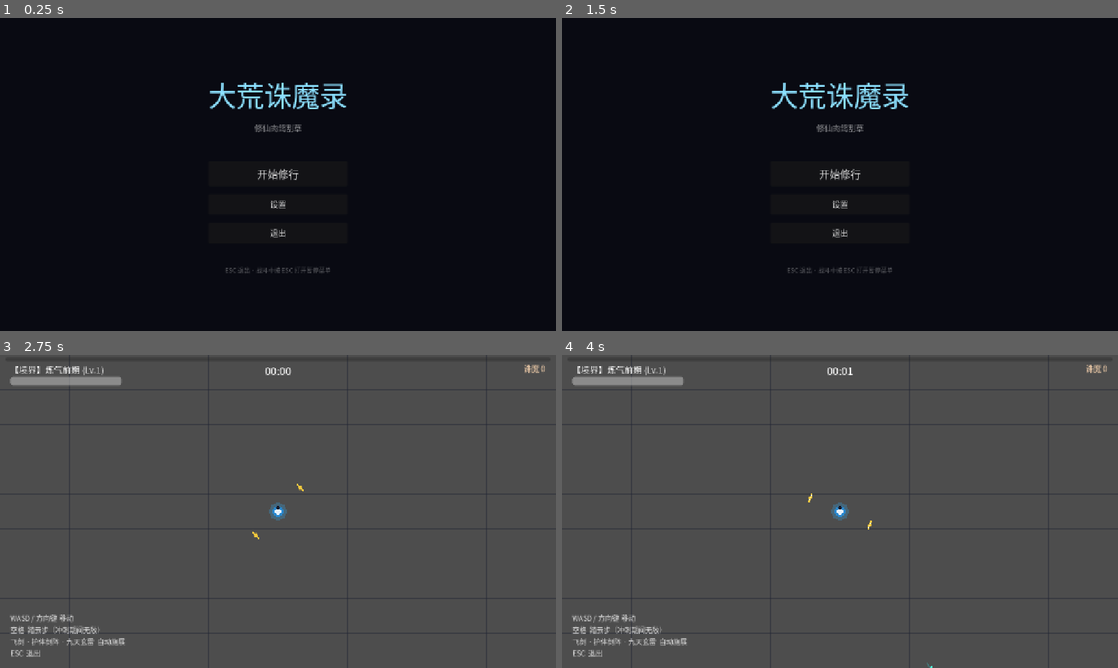
Above: before the commit, frames 1-4 (two rows, left to right).
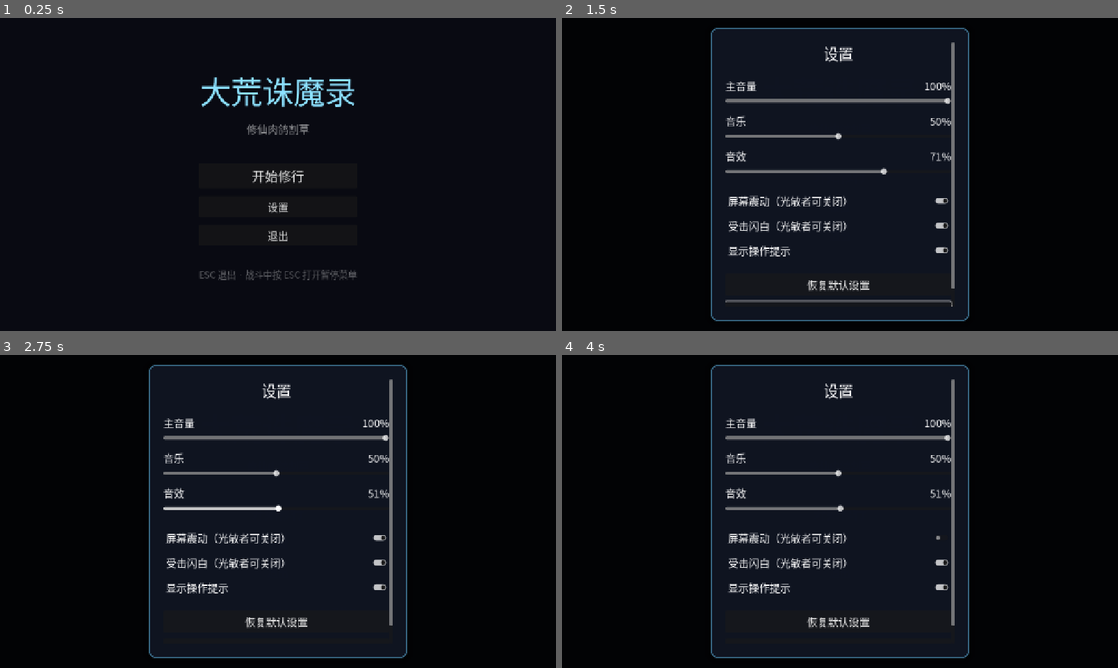
Above: after the commit, the same moments.

Repository: thegreatjx/pocket-daoist
Game: Godot game, scene res://scenes/title.tscn
The game is run twice, just before and just after one commit, with the same random seed, the same clock (stepped at 60 frames per second) and the same inputs.
Inputs (mouse positions are in pixels of both pictures, inside the frame that each line leads up to):
- Up to frame 1 (0.25 s): no input
- Up to frame 2 (1.5 s): click "设置" at 0.5 s; click "返回" at 1.25 s
- Up to frame 3 (2.75 s): click "开始修行" at 2 s
- Up to frame 4 (4 s): click (840, 511) at 2.75 s, where only the run after the commit has a clickable "开始修行"; click (840, 536) at 3.5 s, where only the run after the commit has a clickable "屏幕震动（光敏者可关闭）"

The runs differ from the first frame. In frame 1, 2.6% of the frame differs, in the area x 36-65%, y 18-84%; in frame 2, 6.2%; in frame 3, 100%; in frame 4, 100%, in the area x 0-100%, y 0-100%.

Commit message:
fix(ui): 设置面板加遮罩与不透明底板，全局字号放大
- 设置面板改为 Control：Dim 压暗下层 + 近不透明底板 + 青色描边，不再与背景文字混杂

- 面板拦截鼠标，点击不穿透到下层按钮

- 加 ScrollContainer：窗口小于内容时可滚动，不裁切（CenterContainer 会把 Scroll 压到 0 高，已显式设定最小尺寸）

- 全局字号放大：最小 13->20，控件最小尺寸同步放大

测试：382 项检查全通过

Diff:
--- a/scenes/game_over_ui.tscn
+++ b/scenes/game_over_ui.tscn
@@ -35,7 +35,7 @@
 
 [node name="TitleLabel" type="Label" parent="PanelContainer/VBox"]
 layout_mode = 2
-theme_override_font_sizes/font_size = 34
+theme_override_font_sizes/font_size = 40
 text = "身死道消"
 horizontal_alignment = 1
 
@@ -45,21 +45,21 @@
 [node name="RecordLabel" type="Label" parent="PanelContainer/VBox"]
 visible = false
 layout_mode = 2
-theme_override_font_sizes/font_size = 20
+theme_override_font_sizes/font_size = 26
 theme_override_colors/font_color = Color(1, 0.85, 0.25, 1)
 text = "✦ 刷新修行纪录 ✦"
 horizontal_alignment = 1
 
 [node name="StatsLabel" type="Label" parent="PanelContainer/VBox"]
 layout_mode = 2
-theme_override_font_sizes/font_size = 22
+theme_override_font_sizes/font_size = 28
 text = ""
 horizontal_alignment = 1
 
 [node name="BestLabel" type="Label" parent="PanelContainer/VBox"]
 visible = false
 layout_mode = 2
-theme_override_font_sizes/font_size = 14
+theme_override_font_sizes/font_size = 21
 modulate = Color(1, 0.92, 0.6, 0.7)
 text = ""
 horizontal_alignment = 1
@@ -69,12 +69,12 @@
 layout_mode = 2
 custom_minimum_size = Vector2(240, 56)
 size_flags_horizontal = 4
-theme_override_font_sizes/font_size = 22
+theme_override_font_sizes/font_size = 28
 text = "重入轮回"
 
 [node name="TitleButton" type="Button" parent="PanelContainer/VBox"]
 layout_mode = 2
 custom_minimum_size = Vector2(240, 46)
 size_flags_horizontal = 4
-theme_override_font_sizes/font_size = 18
+theme_override_font_sizes/font_size = 24
 text = "回到标题"
--- a/scenes/pause_menu.tscn
+++ b/scenes/pause_menu.tscn
@@ -46,7 +46,7 @@
 
 [node name="TitleLabel" type="Label" parent="Root/Panel/VBox"]
 layout_mode = 2
-theme_override_font_sizes/font_size = 30
+theme_override_font_sizes/font_size = 36
 text = "修行暂歇"
 horizontal_alignment = 1
 
@@ -56,30 +56,30 @@
 [node name="ResumeButton" type="Button" parent="Root/Panel/VBox"]
 layout_mode = 2
 custom_minimum_size = Vector2(300, 46)
-theme_override_font_sizes/font_size = 18
+theme_override_font_sizes/font_size = 24
 text = "继续修行"
 
 [node name="SettingsButton" type="Button" parent="Root/Panel/VBox"]
 layout_mode = 2
 custom_minimum_size = Vector2(300, 46)
-theme_override_font_sizes/font_size = 18
+theme_override_font_sizes/font_size = 24
 text = "设置"
 
 [node name="RestartButton" type="Button" parent="Root/Panel/VBox"]
 layout_mode = 2
 custom_minimum_size = Vector2(300, 46)
-theme_override_font_sizes/font_size = 18
+theme_override_font_sizes/font_size = 24
 text = "重开本局"
 
 [node name="TitleButton" type="Button" parent="Root/Panel/VBox"]
 layout_mode = 2
 custom_minimum_size = Vector2(300, 46)
-theme_override_font_sizes/font_size = 18
+theme_override_font_sizes/font_size = 24
 text = "回到标题"
 
 [node name="StatusLabel" type="Label" parent="Root/Panel/VBox"]
 layout_mode = 2
-theme_override_font_sizes/font_size = 13
+theme_override_font_sizes/font_size = 20
 modulate = Color(1, 0.92, 0.6, 0.7)
 text = ""
 horizontal_alignment = 1
--- a/scenes/title.tscn
+++ b/scenes/title.tscn
@@ -34,14 +34,14 @@
 
 [node name="TitleLabel" type="Label" parent="Center/VBox"]
 layout_mode = 2
-theme_override_font_sizes/font_size = 64
+theme_override_font_sizes/font_size = 72
 theme_override_colors/font_color = Color(0.55, 0.88, 1, 1)
 text = "大荒诛魔录"
 horizontal_alignment = 1
 
 [node name="SubtitleLabel" type="Label" parent="Center/VBox"]
 layout_mode = 2
-theme_override_font_sizes/font_size = 18
+theme_override_font_sizes/font_size = 24
 modulate = Color(1, 1, 1, 0.55)
 text = "修仙肉鸽割草"
 horizontal_alignment = 1
@@ -53,19 +53,19 @@
 [node name="StartButton" type="Button" parent="Center/VBox"]
 layout_mode = 2
 custom_minimum_size = Vector2(320, 58)
-theme_override_font_sizes/font_size = 24
+theme_override_font_sizes/font_size = 30
 text = "开始修行"
 
 [node name="SettingsButton" type="Button" parent="Center/VBox"]
 layout_mode = 2
 custom_minimum_size = Vector2(320, 48)
-theme_override_font_sizes/font_size = 18
+theme_override_font_sizes/font_size = 24
 text = "设置"
 
 [node name="QuitButton" type="Button" parent="Center/VBox"]
 layout_mode = 2
 custom_minimum_size = Vector2(320, 48)
-theme_override_font_sizes/font_size = 18
+theme_override_font_sizes/font_size = 24
 text = "退出"
 
 [node name="Spacer2" type="Control" parent="Center/VBox"]
@@ -74,14 +74,14 @@
 
 [node name="BestLabel" type="Label" parent="Center/VBox"]
 layout_mode = 2
-theme_override_font_sizes/font_size = 16
+theme_override_font_sizes/font_size = 22
 modulate = Color(1, 0.92, 0.6, 0.85)
 text = ""
 horizontal_alignment = 1
 
 [node name="HintLabel" type="Label" parent="Center/VBox"]
 layout_mode = 2
-theme_override_font_sizes/font_size = 14
+theme_override_font_sizes/font_size = 21
 modulate = Color(1, 1, 1, 0.35)
 text = "ESC 退出 · 战斗中按 ESC 打开暂停菜单"
 horizontal_alignment = 1
--- a/scenes/ui.tscn
+++ b/scenes/ui.tscn
@@ -20,7 +20,7 @@
 offset_top = 18.0
 offset_right = 260.0
 offset_bottom = 44.0
-theme_override_font_sizes/font_size = 20
+theme_override_font_sizes/font_size = 26
 text = "【境界】炼气前期 (Lv.1)"
 
 [node name="TimerLabel" type="Label" parent="HUD"]
@@ -33,7 +33,7 @@
 offset_right = 60.0
 offset_bottom = 48.0
 grow_horizontal = 2
-theme_override_font_sizes/font_size = 24
+theme_override_font_sizes/font_size = 30
 text = "00:00"
 horizontal_alignment = 1
 
@@ -47,7 +47,7 @@
 offset_right = -24.0
 offset_bottom = 44.0
 grow_horizontal = 0
-theme_override_font_sizes/font_size = 18
+theme_override_font_sizes/font_size = 24
 modulate = Color(1, 0.85, 0.7, 0.9)
 text = "诛魔 0"
 horizontal_alignment = 2
@@ -83,6 +83,6 @@
 offset_bottom = -22.0
 grow_vertical = 0
 modulate = Color(1, 1, 1, 0.85)
-theme_override_font_sizes/font_size = 16
+theme_override_font_sizes/font_size = 22
 text = "WASD / 方向键  移动\n空格  踏云步（冲刺期间无敌）\n飞剑 · 护体剑阵 · 九天玄雷  自动施展\nESC  退出"
 vertical_alignment = 2
--- a/scenes/upgrade_ui.tscn
+++ b/scenes/upgrade_ui.tscn
@@ -30,7 +30,7 @@
 offset_right = 200.0
 offset_bottom = 56.0
 grow_horizontal = 2
-theme_override_font_sizes/font_size = 26
+theme_override_font_sizes/font_size = 32
 text = "✨ 境界精进 · 机缘降临 ✨"
 horizontal_alignment = 1
 
--- a/scripts/pause_menu.gd
+++ b/scripts/pause_menu.gd
@@ -59,8 +59,8 @@
 		return
 	settings_panel = SettingsPanel.new()
 	settings_panel.closed.connect(_close_settings)
+	# 面板自带全屏遮罩与居中，挂上即可铺满父容器
 	settings_layer.add_child(settings_panel)
-	settings_panel.set_anchors_and_offsets_preset(Control.PRESET_CENTER)
 
 func _close_settings() -> void:
 	if _is_settings_open():
--- a/scripts/settings_panel.gd
+++ b/scripts/settings_panel.gd
@@ -1,9 +1,20 @@
-extends VBoxContainer
+extends Control
 class_name SettingsPanel
-# 设置面板：标题界面与暂停菜单共用。控件由代码构建，
-# 这样组件自包含，不依赖场景文件的节点路径，便于测试与复用。
+# 设置面板：标题界面与暂停菜单共用。控件由代码构建，组件自包含。
+#
+# 必须自带遮罩与不透明底板：本面板会叠加在标题文字或战斗画面之上，
+# 若只用裸容器，下层内容会透上来与面板文字混在一起，读不清。
+# 同时自身要拦截鼠标，否则点击会穿透到下层的按钮。
+#
+# 布局层级：Dim（全屏压暗）→ Margin（边距上限）→ Center → Panel（不透明底板）
+#            → Scroll（超出时可滚动）→ Content（实际控件）
+# 字号放大后面板已接近 720p 视口高度，窗口更小时靠滚动容纳，不裁切内容。
 
 signal closed
+
+const PANEL_MARGIN := 24.0
+# 底板 StyleBox 的单侧内边距，计算可用空间时需要扣除
+const STYLE_CONTENT_MARGIN := 32.0
 
 const SLIDER_KEYS := [
 	{ "key": "audio/master_volume_db", "label": "主音量" },
@@ -16,58 +27,124 @@
 	{ "key": "ui/hint_enabled", "label": "显示操作提示" },
 ]
 
+var _content: VBoxContainer = null
+var _margin: MarginContainer = null
+var _scroll: ScrollContainer = null
 var _sliders: Dictionary = {}
 var _toggles: Dictionary = {}
 var _value_labels: Dictionary = {}
 var _syncing: bool = false
 
 func _ready() -> void:
+	# 铺满父容器并拦截鼠标：点击不会穿透到下层按钮
+	set_anchors_and_offsets_preset(Control.PRESET_FULL_RECT)
+	mouse_filter = Control.MOUSE_FILTER_STOP
 	_build()
 	_sync_from_settings()
+	# 窗口可缩放，尺寸变化时重新计算高度上限
+	get_viewport().size_changed.connect(_on_viewport_resized)
+	_apply_viewport_limits()
 
 func _build() -> void:
-	add_theme_constant_override("separation", 12)
-	custom_minimum_size = Vector2(420, 0)
+	# 半透明遮罩：压暗下层内容，让面板文字有对比度
+	var dim = ColorRect.new()
+	dim.name = "Dim"
+	dim.color = Color(0.0, 0.0, 0.0, 0.72)
+	dim.set_anchors_and_offsets_preset(Control.PRESET_FULL_RECT)
+	dim.mouse_filter = Control.MOUSE_FILTER_STOP
+	add_child(dim)
+
+	# 边距容器：限定面板最大高度为视口减去上下边距
+	_margin = MarginContainer.new()
+	_margin.name = "Margin"
+	_margin.set_anchors_and_offsets_preset(Control.PRESET_FULL_RECT)
+	_margin.mouse_filter = Control.MOUSE_FILTER_IGNORE
+	add_child(_margin)
+
+	var center = CenterContainer.new()
+	center.name = "Center"
+	center.mouse_filter = Control.MOUSE_FILTER_IGNORE
+	_margin.add_child(center)
+
+	# 不透明底板：深色底 + 青色描边，与游戏 UI 风格一致
+	var panel = PanelContainer.new()
+	panel.name = "Panel"
+	panel.mouse_filter = Control.MOUSE_FILTER_STOP
+	panel.add_theme_stylebox_override("panel", _make_panel_style())
+	center.add_child(panel)
+
+	# 滚动容器：窗口不足以显示全部设置时，内容可滚动而不被裁切
+	_scroll = ScrollContainer.new()
+	_scroll.name = "Scroll"
+	_scroll.horizontal_scroll_mode = ScrollContainer.SCROLL_MODE_DISABLED
+	_scroll.vertical_scroll_mode = ScrollContainer.SCROLL_MODE_AUTO
+	_scroll.mouse_filter = Control.MOUSE_FILTER_STOP
+	panel.add_child(_scroll)
+
+	_content = VBoxContainer.new()
+	_content.name = "Content"
+	_content.add_theme_constant_override("separation", 14)
+	_content.custom_minimum_size = Vector2(520, 0)
+	_content.size_flags_horizontal = Control.SIZE_EXPAND_FILL
+	_scroll.add_child(_content)
 
 	var heading = Label.new()
 	heading.text = "设置"
 	heading.horizontal_alignment = HORIZONTAL_ALIGNMENT_CENTER
-	heading.add_theme_font_size_override("font_size", 26)
-	add_child(heading)
-	add_child(HSeparator.new())
+	heading.add_theme_font_size_override("font_size", 34)
+	_content.add_child(heading)
+	_content.add_child(HSeparator.new())
 
 	# 音量滑条：拖动实时预览，松手才落盘
 	for item in SLIDER_KEYS:
-		add_child(_build_slider_row(item["key"], item["label"]))
-
-	add_child(HSeparator.new())
+		_content.add_child(_build_slider_row(item["key"], item["label"]))
+
+	_content.add_child(HSeparator.new())
 
 	# 无障碍与显示开关
 	for item in TOGGLE_KEYS:
-		add_child(_build_toggle_row(item["key"], item["label"]))
-
-	add_child(HSeparator.new())
+		_content.add_child(_build_toggle_row(item["key"], item["label"]))
+
+	_content.add_child(HSeparator.new())
 
 	var reset_btn = Button.new()
 	reset_btn.text = "恢复默认设置"
-	reset_btn.custom_minimum_size = Vector2(0, 40)
+	reset_btn.custom_minimum_size = Vector2(0, 50)
+	reset_btn.add_theme_font_size_override("font_size", 24)
 	reset_btn.pressed.connect(_on_reset_pressed)
-	add_child(reset_btn)
+	_content.add_child(reset_btn)
 
 	var back_btn = Button.new()
+	back_btn.name = "BackButton"
 	back_btn.text = "返回"
-	back_btn.custom_minimum_size = Vector2(0, 46)
+	back_btn.custom_minimum_size = Vector2(0, 56)
+	back_btn.add_theme_font_size_override("font_size", 26)
 	back_btn.pressed.connect(_on_back_pressed)
-	add_child(back_btn)
+	_content.add_child(back_btn)
+	# 键盘/手柄用户打开面板后直接能操作
+	back_btn.grab_focus()
+
+func _make_panel_style() -> StyleBoxFlat:
+	var s = StyleBoxFlat.new()
+	s.bg_color = Color(0.06, 0.08, 0.13, 0.98)   # 近乎不透明，挡住下层文字
+	s.border_color = Color(0.4, 0.75, 0.95, 0.75)
+	s.set_border_width_all(2)
+	s.set_corner_radius_all(10)
+	s.set_content_margin_all(int(STYLE_CONTENT_MARGIN))
+	s.shadow_color = Color(0, 0, 0, 0.55)
+	s.shadow_size = 14
+	return s
 
 func _build_slider_row(key: String, label_text: String) -> Node:
 	var row = VBoxContainer.new()
 	var head = HBoxContainer.new()
 	var lbl = Label.new()
 	lbl.text = label_text
+	lbl.add_theme_font_size_override("font_size", 24)
 	lbl.size_flags_horizontal = Control.SIZE_EXPAND_FILL
 	var val = Label.new()
-	val.custom_minimum_size = Vector2(56, 0)
+	val.add_theme_font_size_override("font_size", 24)
+	val.custom_minimum_size = Vector2(70, 0)
 	val.horizontal_alignment = HORIZONTAL_ALIGNMENT_RIGHT
 	head.add_child(lbl)
 	head.add_child(val)
@@ -77,9 +154,9 @@
 	slider.min_value = 0.0
 	slider.max_value = 1.0
 	slider.step = 0.01
-	slider.custom_minimum_size = Vector2(0, 24)
+	slider.custom_minimum_size = Vector2(0, 28)
 	slider.size_flags_horizontal = Control.SIZE_EXPAND_FILL
-	# 拖动中：仅生效不落盘，避免每帧写磁盘
+	# 拖动中只生效不落盘，避免每帧写磁盘
 	slider.value_changed.connect(func(v: float): _on_slider_dragged(key, v))
 	slider.drag_ended.connect(func(_changed: bool): _on_slider_released(key))
 	row.add_child(slider)
@@ -91,7 +168,8 @@
 func _build_toggle_row(key: String, label_text: String) -> Node:
 	var btn = CheckButton.new()
 	btn.text = label_text
-	btn.custom_minimum_size = Vector2(0, 34)
+	btn.add_theme_font_size_override("font_size", 24)
+	btn.custom_minimum_size = Vector2(0, 42)
 	btn.toggled.connect(func(on: bool): _on_toggle_changed(key, on))
 	_toggles[key] = btn
 	return btn
@@ -107,7 +185,7 @@
 		return
 	var linear = _sliders[key].value
 	Settings.set_value(key, Settings.linear_to_db(linear))
-	# 松手时播一个音效，让玩家确认音量已保存
+	# 松手播一个音效，让玩家确认音量已保存
 	if key == "audio/sfx_volume_db" or key == "audio/master_volume_db":
 		Sfx.play("sword_hit", -6.0)
 
@@ -122,6 +200,30 @@
 
 func _on_back_pressed() -> void:
 	emit_signal("closed")
+
+# 面板尺寸 = 视口 - 边距，且不大于内容需要的高度。
+# 必要性：CenterContainer 会把子节点压到其最小尺寸，而 ScrollContainer 的最小尺寸是 0，
+# 不显式给定尺寸的话底板会塌缩成只剩内边距厚度，内容被整体挤出可视区。
+func _apply_viewport_limits() -> void:
+	if _margin == null or _scroll == null or _content == null:
+		return
+	var vp = get_viewport().get_visible_rect().size
+	for side in ["margin_top", "margin_bottom", "margin_left", "margin_right"]:
+		_margin.add_theme_constant_override(side, int(PANEL_MARGIN))
+
+	var inset = 2.0 * STYLE_CONTENT_MARGIN
+	# 可用空间：视口减去外边距与底板内边距
+	var avail_w = vp.x - 2.0 * PANEL_MARGIN - inset
+	var avail_h = vp.y - 2.0 * PANEL_MARGIN - inset
+	var need = _content.get_combined_minimum_size()
+	# 取"内容所需"与"可用空间"的较小值：窗口够大就按内容收缩，窗口小则填满并可滚动
+	_scroll.custom_minimum_size = Vector2(
+		clampf(need.x, 160.0, maxf(160.0, avail_w)),
+		clampf(need.y, 120.0, maxf(120.0, avail_h)),
+	)
+
+func _on_viewport_resized() -> void:
+	_apply_viewport_limits()
 
 func _sync_from_settings() -> void:
 	_syncing = true
--- a/scripts/title.gd
+++ b/scripts/title.gd
@@ -36,8 +36,8 @@
 		return
 	settings_panel = SettingsPanel.new()
 	settings_panel.closed.connect(_close_settings)
+	# 面板自带全屏遮罩与居中，挂上即可铺满父容器
 	$SettingsLayer.add_child(settings_panel)
-	settings_panel.set_anchors_and_offsets_preset(Control.PRESET_CENTER)
 
 func _close_settings() -> void:
 	if settings_panel != null and is_instance_valid(settings_panel):
--- a/scripts/upgrade_ui.gd
+++ b/scripts/upgrade_ui.gd
@@ -26,7 +26,7 @@
 
 	for item in choices:
 		var btn = Button.new()
-		btn.custom_minimum_size = Vector2(250, 320)
+		btn.custom_minimum_size = Vector2(290, 380)
 		btn.size_flags_vertical = Control.SIZE_EXPAND_FILL
 
 		var vbox = VBoxContainer.new()
@@ -37,6 +37,7 @@
 		# 顶部标签
 		var tag_lbl = Label.new()
 		tag_lbl.text = "\n" + item["tag"]
+		tag_lbl.add_theme_font_size_override("font_size", 22)
 		tag_lbl.horizontal_alignment = HORIZONTAL_ALIGNMENT_CENTER
 		tag_lbl.modulate = Color(0.4, 0.9, 1.0)
 		vbox.add_child(tag_lbl)
@@ -45,7 +46,7 @@
 		var name_lbl = Label.new()
 		name_lbl.text = item["title"]
 		name_lbl.horizontal_alignment = HORIZONTAL_ALIGNMENT_CENTER
-		name_lbl.add_theme_font_size_override("font_size", 22)
+		name_lbl.add_theme_font_size_override("font_size", 28)
 		if item.get("is_evo", false):
 			name_lbl.modulate = Color(1.0, 0.85, 0.2)
 		vbox.add_child(name_lbl)
@@ -57,6 +58,7 @@
 		# 等级显示
 		var lvl_lbl = Label.new()
 		lvl_lbl.text = "修习进度: %d / %d" % [item["level"], item["max_level"]]
+		lvl_lbl.add_theme_font_size_override("font_size", 22)
 		lvl_lbl.horizontal_alignment = HORIZONTAL_ALIGNMENT_CENTER
 		lvl_lbl.modulate = Color(0.7, 0.7, 0.7)
 		vbox.add_child(lvl_lbl)
@@ -64,6 +66,7 @@
 		# 描述
 		var desc_lbl = Label.new()
 		desc_lbl.text = "\n" + item["desc"]
+		desc_lbl.add_theme_font_size_override("font_size", 21)
 		desc_lbl.autowrap_mode = TextServer.AUTOWRAP_WORD_SMART
 		desc_lbl.horizontal_alignment = HORIZONTAL_ALIGNMENT_CENTER
 		vbox.add_child(desc_lbl)
Binary file added: assets/characters/hero_cultivator.png
Not shown, added: assets/characters/hero_cultivator.png.import
Binary file added: assets/creatures/wolf_boss.png
Not shown, added: assets/creatures/wolf_boss.png.import
Binary file added: assets/creatures/wolf_elite.png
Not shown, added: assets/creatures/wolf_elite.png.import
Binary file added: assets/creatures/wolf_minion.png
Not shown, added: assets/creatures/wolf_minion.png.import
Binary file added: assets/sprites/hero_cultivator.png
Not shown, added: assets/sprites/hero_cultivator.png.import
Binary file added: assets/sprites/wolf_boss.png
Not shown, added: assets/sprites/wolf_boss.png.import
(and 6 more such lines)
